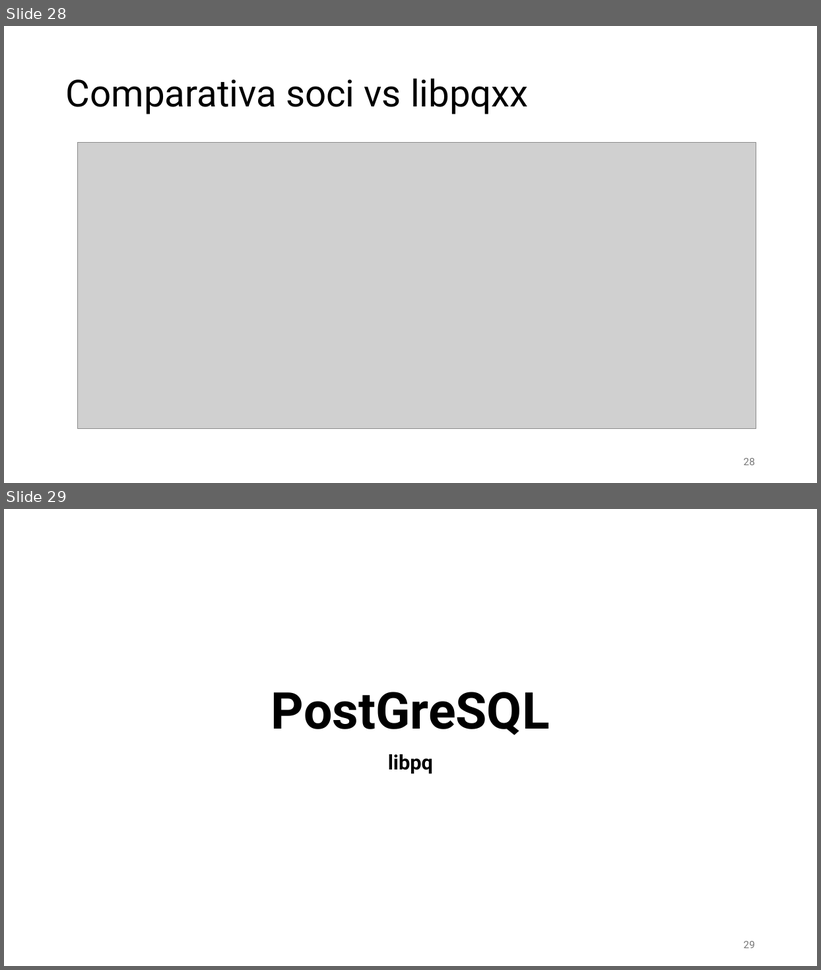
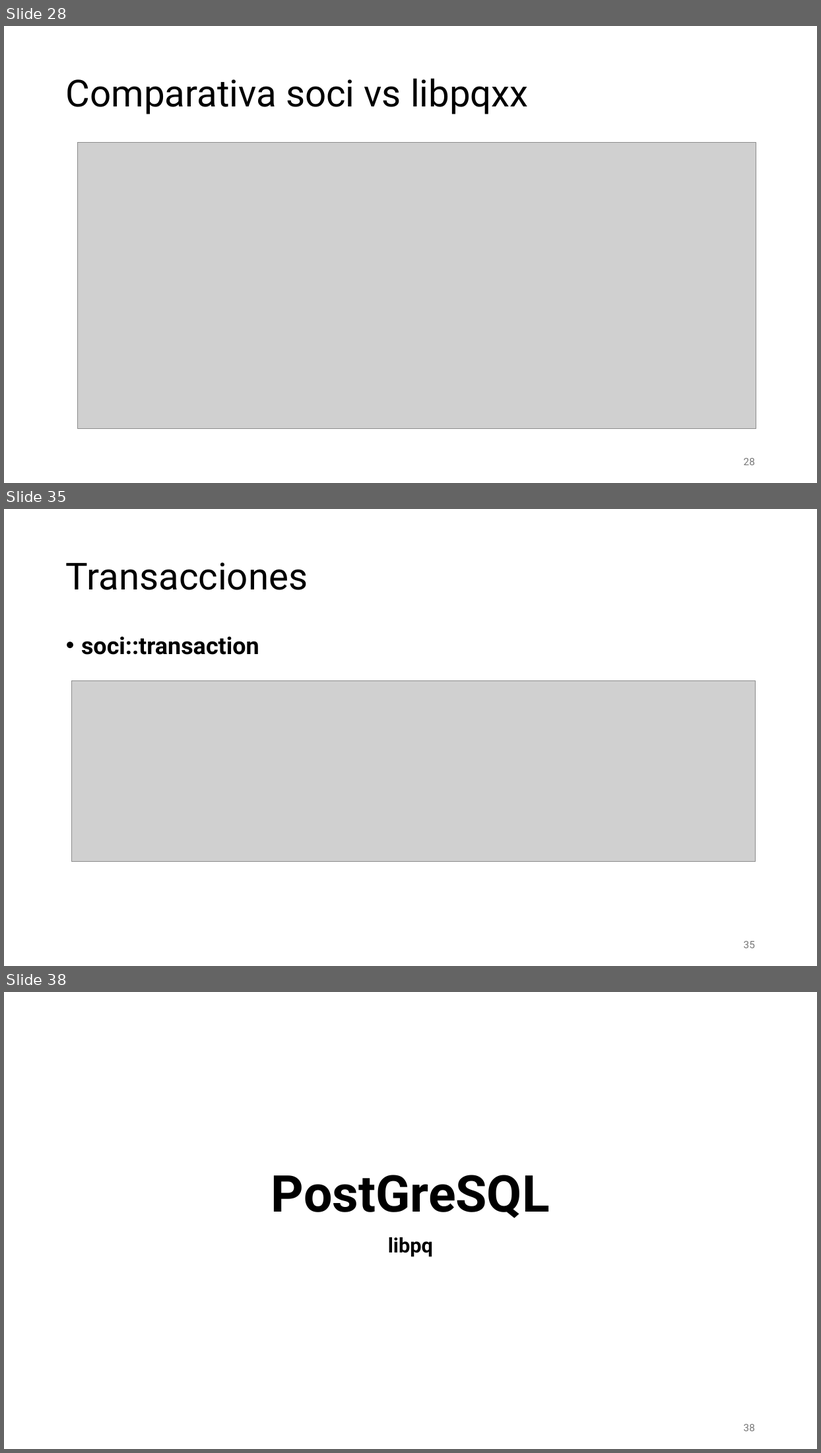
Before and after one commit to aldebarran22/CURSO_CPP_SERVICIOS_30H, a slide deck: doc/4_Gestion_estado_persistencia.pptx. Shown one above the other, each under a label of ours: slides 28 and 29 before the commit, slides 28, 35 and 38 after it; the slides between them are not shown. The pictures are 821x970 and 821x1453 pixels, drawn with LibreOffice and Linux fonts; fonts in the diff are those of the drawing; grey boxes stand for pictures. Boxes give left, top, right and bottom in pixels: in the first picture for what was removed or moved away, otherwise in the second. Text is boxed around its words. In the diff, an @@ line names an element or a change of style, - is before the commit and + after.

```diff
--- a/doc/4_Gestion_estado_persistencia.pptx
+++ b/doc/4_Gestion_estado_persistencia.pptx
@@ slide 35 added at <box>4,509,817,966</box>, background #FFFFFF @@
@@ title added at <box>66,562,308,590</box>, 44 pt, text #000000 @@
+Transacciones
@@ text added at <box>81,636,259,655</box>, 28 pt, text #000000, bold @@
+• soci::transaction
@@ picture added at <box>72,681,756,862</box> @@
@@ page number added at <box>744,941,755,949</box>, 12 pt, text #797979 @@
+35
@@ what was slide 29 is now slide 38 @@
@@ page number at <box>744,1424,755,1432</box>: text changed @@
-29
+38
```
Also in this commit, not shown: 2 slides changed, 8 other slides added, 7 other files.
